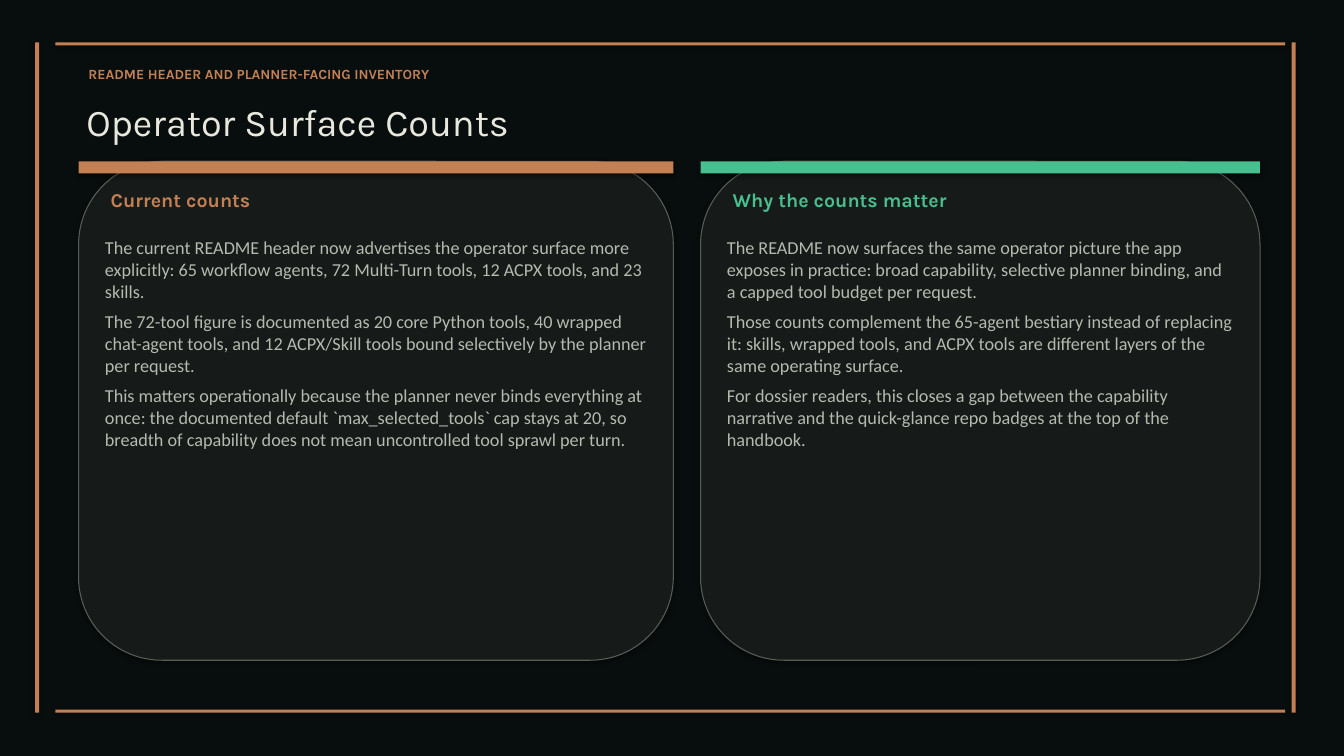
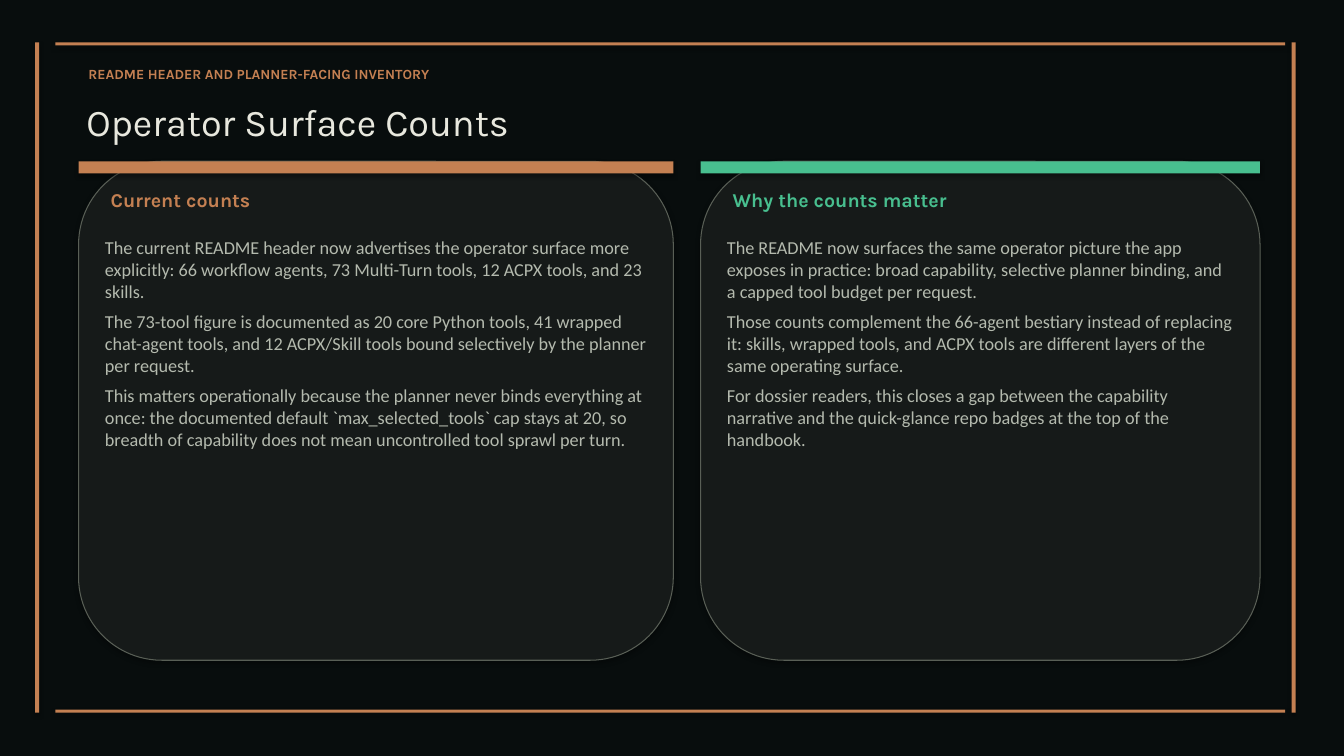
Before and after one commit to XAIHT/Tlamatini, a slide deck: slide 12 of Tlamatini_eXtended_Artificial_Intelligence_Humanly_Tempered.pptx. Drawn at 1344x756 pixels with LibreOffice and Linux fonts; fonts in the diff are those of the drawing. Boxes give left, top, right and bottom in pixels: in the first picture for what was removed or moved away, otherwise in the second. Text is boxed around its words. In the diff, an @@ line names an element or a change of style, - is before the commit and + after.

```diff
--- a/Tlamatini_eXtended_Artificial_Intelligence_Humanly_Tempered.pptx
+++ b/Tlamatini_eXtended_Artificial_Intelligence_Humanly_Tempered.pptx
@@ text at (x1=105, y1=241, x2=646, y2=375): text changed @@
-The current README header now advertises the operator surface more explicitly: 65 workflow agents, 72 Multi-Turn tools, 12 ACPX tools, and 23 skills.
-The 72-tool figure is documented as 20 core Python tools, 40 wrapped chat-agent tools, and 12 ACPX/Skill tools bound selectively by the planner per request.
+The current README header now advertises the operator surface more explicitly: 66 workflow agents, 73 Multi-Turn tools, 12 ACPX tools, and 23 skills.
+The 73-tool figure is documented as 20 core Python tools, 41 wrapped chat-agent tools, and 12 ACPX/Skill tools bound selectively by the planner per request.
@@ text at (x1=727, y1=315, x2=1232, y2=375): text changed @@
-Those counts complement the 65-agent bestiary instead of replacing it: skills, wrapped tools, and ACPX tools are different layers of the same operating surface.
+Those counts complement the 66-agent bestiary instead of replacing it: skills, wrapped tools, and ACPX tools are different layers of the same operating surface.
```
Also in this commit, not shown: 9 other slides changed, 2 slides added, 36 other files.
